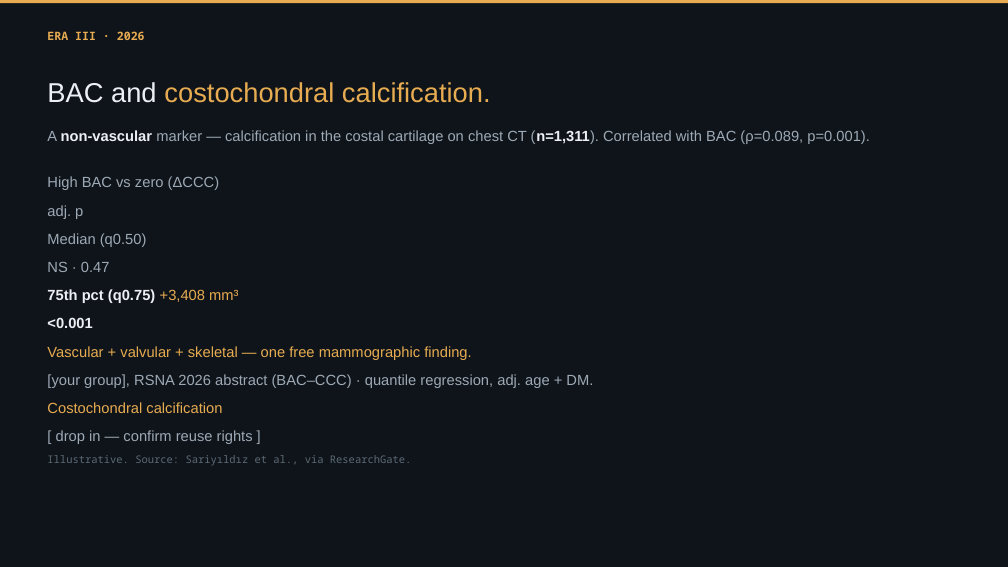
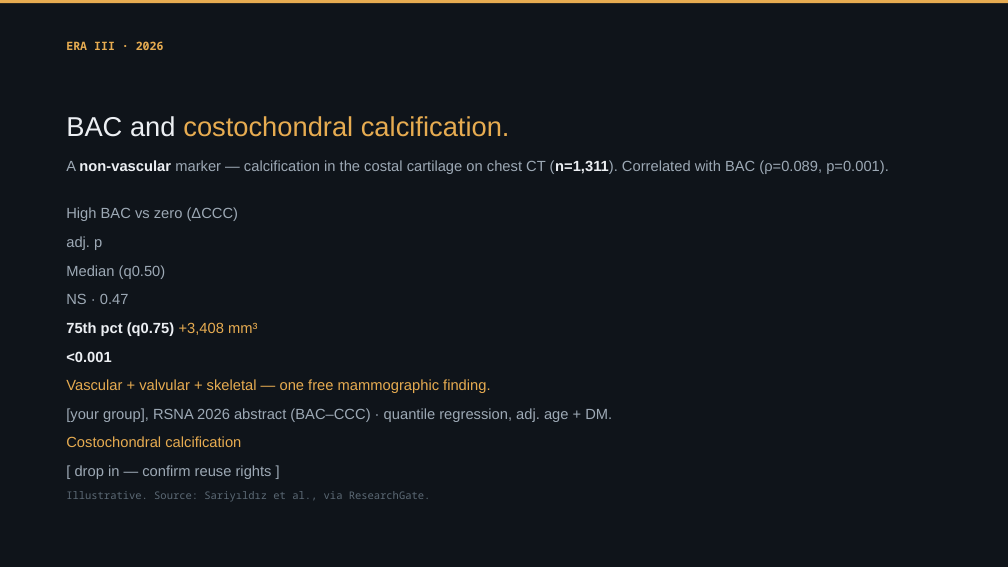
Before and after one commit to Emory-HITI/Mammo, a slide deck: slide 37 of keynote-iwbi-2026/pptx/IWBI2026_Trivedi_FULL_keynote.pptx. Drawn at 1008x567 pixels with LibreOffice and Linux fonts; fonts in the diff are those of the drawing. Boxes give left, top, right and bottom in pixels: in the first picture for what was removed or moved away, otherwise in the second. Text is boxed around its words. In the diff, an @@ line names an element or a change of style, - is before the commit and + after.

```diff
--- a/keynote-iwbi-2026/pptx/IWBI2026_Trivedi_FULL_keynote.pptx
+++ b/keynote-iwbi-2026/pptx/IWBI2026_Trivedi_FULL_keynote.pptx
@@ text "ERA III · 2026": place and size @@
-text "ERA III · 2026" at <box>47,31,145,40</box>
+text "ERA III · 2026" at <box>66,41,164,50</box>
@@ text "ERA III · 2026" at <box>66,41,164,50</box>: line spacing 1.14 to 1.28 @@
@@ text "BAC and costochondral calcification.": place and size @@
-text "BAC and costochondral calcification." at <box>47,82,491,103</box>
+text "BAC and costochondral calcification." at <box>66,116,510,137</box>
@@ text "A non-vascular marker — calcification ...": place and size @@
-text "A non-vascular marker — calcification ..." at <box>47,130,870,144</box>
+text "A non-vascular marker — calcification ..." at <box>66,160,889,174</box>
@@ text "High BAC vs zero (ΔCCC)": place and size @@
-text "High BAC vs zero (ΔCCC)" at <box>47,176,220,190</box>
+text "High BAC vs zero (ΔCCC)" at <box>66,207,239,221</box>
@@ text "adj. p": place and size @@
-text "adj. p" at <box>47,205,83,219</box>
+text "adj. p" at <box>66,236,102,250</box>
@@ text "Median (q0.50)": place and size @@
-text "Median (q0.50)" at <box>47,233,147,247</box>
+text "Median (q0.50)" at <box>66,265,166,279</box>
@@ text "NS · 0.47": place and size @@
-text "NS · 0.47" at <box>47,262,110,272</box>
+text "NS · 0.47" at <box>66,294,129,304</box>
@@ text "75th pct (q0.75) +3,408 mm³": place and size @@
-text "75th pct (q0.75) +3,408 mm³" at <box>47,289,238,303</box>
+text "75th pct (q0.75) +3,408 mm³" at <box>66,322,257,336</box>
@@ text "<0.001": place and size @@
-text "<0.001" at <box>47,317,92,328</box>
+text "<0.001" at <box>66,351,111,362</box>
@@ text "Vascular + valvular + skeletal ...": place and size @@
-text "Vascular + valvular + skeletal ..." at <box>47,346,471,360</box>
+text "Vascular + valvular + skeletal ..." at <box>66,379,490,393</box>
@@ text "[your group], RSNA 2026 abstract ...": place and size @@
-text "[your group], RSNA 2026 abstract ..." at <box>47,374,593,388</box>
+text "[your group], RSNA 2026 abstract ..." at <box>66,408,612,422</box>
@@ text "Costochondral calcification": place and size @@
-text "Costochondral calcification" at <box>47,402,222,413</box>
+text "Costochondral calcification" at <box>66,436,241,447</box>
@@ line spacing 1.25 to 1.28 in 11 elements at <box>66,160,889,174</box>, <box>66,207,239,221</box>, <box>66,236,102,250</box>, <box>66,265,166,279</box>, <box>66,294,129,304</box>, <box>66,322,257,336</box>, <box>66,379,490,393</box>, <box>66,351,111,362</box>, <box>66,408,612,422</box>, <box>66,436,241,447</box>, <box>75,465,272,479</box> @@
@@ text "[ drop in — confirm ...": place and size @@
-text "[ drop in — confirm ..." at <box>56,430,253,444</box>
+text "[ drop in — confirm ..." at <box>75,465,272,479</box>
@@ text "Illustrative. Source: Sariyıldız et al., ...": place and size @@
-text "Illustrative. Source: Sariyıldız et al., ..." at <box>47,455,412,465</box>
+text "Illustrative. Source: Sariyıldız et al., ..." at <box>66,491,431,501</box>
@@ text "Illustrative. Source: Sariyıldız et al., ..." at <box>66,491,431,501</box>: line spacing 1.14 to 1.3 @@
```
Also in this commit, not shown: 57 other slides changed, 1 slide added, 1 slide removed, 14 other files.
